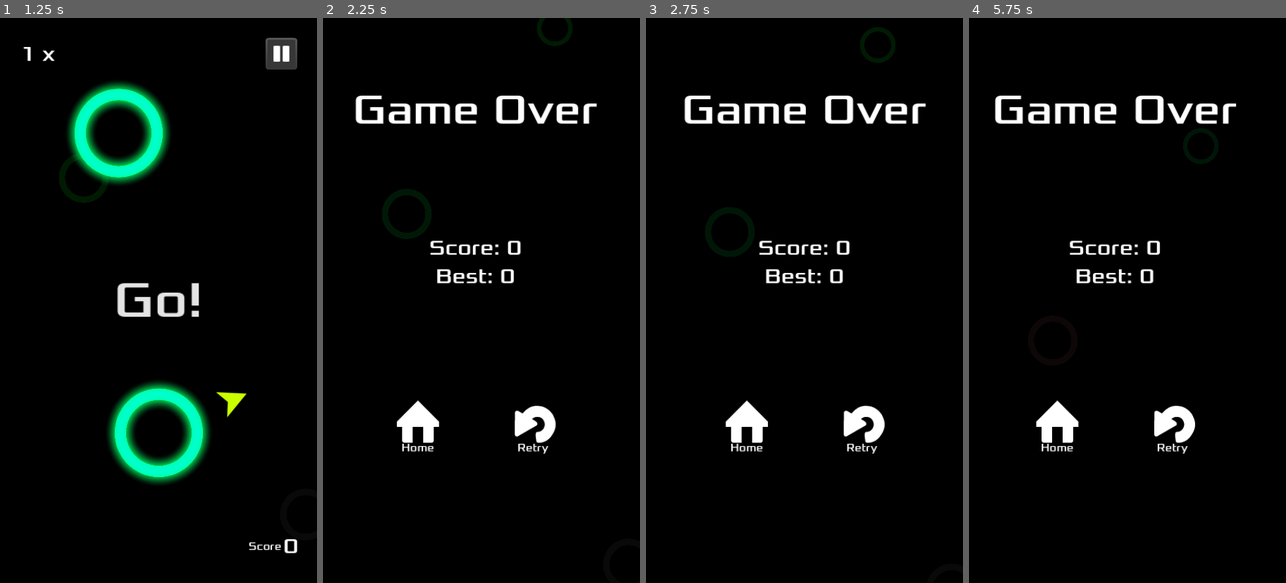
Above: before the commit, frames 1-4 (left to right).
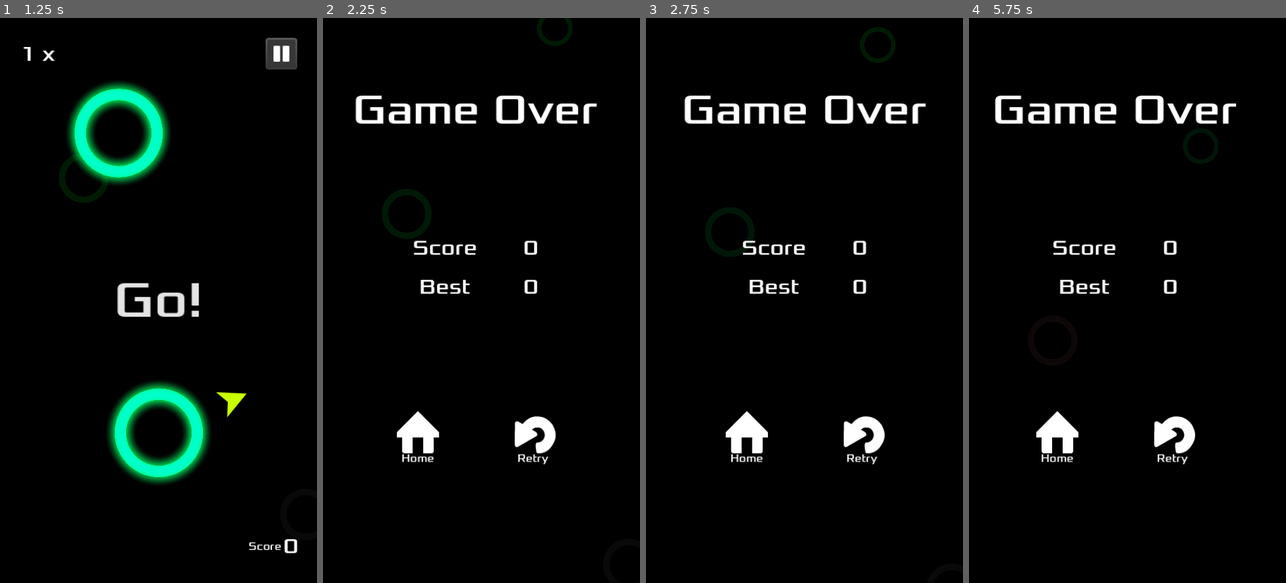
Above: after the commit, the same moments.

Repository: jrenato/circle_jump
Game: Godot game, scene res://Game/main.tscn
Same seed, same stepped clock (60 frames per second), same inputs: the game is played once before the commit and once after it. Sound files missing from this copy of the repository are replaced by a short silence.
Inputs (mouse positions are in pixels of both pictures, inside the frame that each line leads up to):
- Up to frame 1 (1.25 s): click "Start" at 0.5 s
- Up to frame 2 (2.25 s): tap Enter at 1.25 s; move the mouse to (465, 413) at 1.27 s; hold Up (ui_up) 1.28-2 s; hold Ctrl 1.28-2 s; click (465, 413) at 1.42 s; drag from (576, 385) to (440, 131) at 2.02 s
- Up to frame 3 (2.75 s): no input
- Up to frame 4 (5.75 s): click "Home" at 2.75 s; move the mouse to (1032, 215) at 3.52 s; hold Left (ui_left) 3.53-4.25 s; tap Z at 3.6 s; click "Start" at 4.25 s; drag from (1143, 300) to (1127, 430) at 5.02 s

Frame 1 is identical in both runs. In frame 2, 2.6% of the frame differs, in the area x 23-74%, y 39-79%; in frame 3, 2.6%; in frame 4, 2.6%.

Commit message:
Added translation support

Diff:
--- a/GUI/HUD/hud.tscn
+++ b/GUI/HUD/hud.tscn
@@ -375,7 +375,7 @@
 custom_minimum_size = Vector2(0, 50)
 layout_mode = 2
 size_flags_vertical = 1
-text = "Score"
+text = "SCORE"
 label_settings = SubResource("LabelSettings_l2qto")
 horizontal_alignment = 2
 vertical_alignment = 1
--- a/GUI/Screens/about_screen.tscn
+++ b/GUI/Screens/about_screen.tscn
@@ -54,13 +54,11 @@
 expand_mode = 1
 stretch_mode = 5
 
-[node name="RichTextLabel" type="RichTextLabel" parent="MarginContainer/VBoxContainer"]
+[node name="AboutRichTextLabel" type="RichTextLabel" parent="MarginContainer/VBoxContainer"]
 layout_mode = 2
 theme_override_fonts/normal_font = ExtResource("2_r6udv")
 bbcode_enabled = true
-text = "This game was made with the Godot Engine, and is based on [url=https://github.com/kidscancode/circle_jump]Circle Jump Source[/url]
-
-[center]Copyright © 2024 Karvalho
+text = "[center]Copyright © 2024 Karvalho
 
 [url=https://github.com/kidscancode/circle_jump/blob/master/LICENSE]License Information[/url][/center]"
 fit_content = true
@@ -80,8 +78,8 @@
 offset_top = -20.0
 grow_horizontal = 2
 grow_vertical = 0
-text = "Return"
+text = "RETURN"
 label_settings = SubResource("LabelSettings_qrof7")
 horizontal_alignment = 1
 
-[connection signal="meta_clicked" from="MarginContainer/VBoxContainer/RichTextLabel" to="." method="_on_rich_text_label_meta_clicked"]
+[connection signal="meta_clicked" from="MarginContainer/VBoxContainer/AboutRichTextLabel" to="." method="_on_about_rich_text_label_meta_clicked"]
--- a/GUI/Screens/game_over_screen.tscn
+++ b/GUI/Screens/game_over_screen.tscn
@@ -26,8 +26,8 @@
 grow_horizontal = 2
 grow_vertical = 2
 script = ExtResource("1_orav4")
-score_label = NodePath("MarginContainer/VBoxContainer/LabelsContainer/ScoreLabel")
-highscore_label = NodePath("MarginContainer/VBoxContainer/LabelsContainer/HighScoreLabel")
+score_label = NodePath("MarginContainer/VBoxContainer/PointsGridContainer/ScorePointsLabel")
+highscore_label = NodePath("MarginContainer/VBoxContainer/PointsGridContainer/BestPointsLabel")
 
 [node name="MarginContainer" type="MarginContainer" parent="."]
 layout_mode = 1
@@ -49,25 +49,46 @@
 
 [node name="Label" type="Label" parent="MarginContainer/VBoxContainer"]
 layout_mode = 2
-text = "Game Over"
+text = "GAME_OVER"
 label_settings = SubResource("LabelSettings_tp6g6")
 horizontal_alignment = 1
 vertical_alignment = 1
 
-[node name="LabelsContainer" type="VBoxContainer" parent="MarginContainer/VBoxContainer"]
+[node name="PointsGridContainer" type="GridContainer" parent="MarginContainer/VBoxContainer"]
 layout_mode = 2
+size_flags_horizontal = 4
+size_flags_vertical = 4
+theme_override_constants/h_separation = 70
+theme_override_constants/v_separation = 20
+columns = 2
 
-[node name="ScoreLabel" type="Label" parent="MarginContainer/VBoxContainer/LabelsContainer"]
+[node name="ScoreLabel" type="Label" parent="MarginContainer/VBoxContainer/PointsGridContainer"]
 layout_mode = 2
-text = "Score: 0"
-label_settings = SubResource("LabelSettings_vehux")
+text = "SCORE"
+label_settings = SubResource("LabelSettings_iqf1u")
 horizontal_alignment = 1
+vertical_alignment = 1
 
-[node name="HighScoreLabel" type="Label" parent="MarginContainer/VBoxContainer/LabelsContainer"]
+[node name="ScorePointsLabel" type="Label" parent="MarginContainer/VBoxContainer/PointsGridContainer"]
 layout_mode = 2
-text = "Best: 0"
-label_settings = SubResource("LabelSettings_vehux")
+text = "0"
+label_settings = SubResource("LabelSettings_iqf1u")
 horizontal_alignment = 1
+vertical_alignment = 1
+
+[node name="BestLabel" type="Label" parent="MarginContainer/VBoxContainer/PointsGridContainer"]
+layout_mode = 2
+text = "BEST"
+label_settings = SubResource("LabelSettings_iqf1u")
+horizontal_alignment = 1
+vertical_alignment = 1
+
+[node name="BestPointsLabel" type="Label" parent="MarginContainer/VBoxContainer/PointsGridContainer"]
+layout_mode = 2
+text = "0"
+label_settings = SubResource("LabelSettings_iqf1u")
+horizontal_alignment = 1
+vertical_alignment = 1
 
 [node name="Buttons" type="HBoxContainer" parent="MarginContainer/VBoxContainer"]
 layout_mode = 2
@@ -87,7 +108,7 @@
 offset_top = -20.0
 grow_horizontal = 2
 grow_vertical = 0
-text = "Home"
+text = "HOME"
 label_settings = SubResource("LabelSettings_qrof7")
 horizontal_alignment = 1
 
@@ -104,6 +125,6 @@
 offset_top = -20.0
 grow_horizontal = 2
 grow_vertical = 0
-text = "Retry"
+text = "RETRY"
 label_settings = SubResource("LabelSettings_qrof7")
 horizontal_alignment = 1
--- a/GUI/Screens/pause_screen.tscn
+++ b/GUI/Screens/pause_screen.tscn
@@ -46,7 +46,7 @@
 
 [node name="PauseLabel" type="Label" parent="MarginContainer/VBoxContainer"]
 layout_mode = 2
-text = "Paused"
+text = "PAUSED"
 label_settings = SubResource("LabelSettings_tp6g6")
 horizontal_alignment = 1
 vertical_alignment = 1
@@ -71,7 +71,7 @@
 offset_top = -20.0
 grow_horizontal = 2
 grow_vertical = 0
-text = "Home"
+text = "HOME"
 label_settings = SubResource("LabelSettings_5ckny")
 horizontal_alignment = 1
 
@@ -88,6 +88,6 @@
 offset_top = -20.0
 grow_horizontal = 2
 grow_vertical = 0
-text = "Settings"
+text = "SETTINGS"
 label_settings = SubResource("LabelSettings_f0b48")
 horizontal_alignment = 1
--- a/GUI/Screens/settings_screen.tscn
+++ b/GUI/Screens/settings_screen.tscn
@@ -8,7 +8,7 @@
 
 [sub_resource type="LabelSettings" id="LabelSettings_tp6g6"]
 font = ExtResource("2_e8fij")
-font_size = 64
+font_size = 54
 
 [sub_resource type="LabelSettings" id="LabelSettings_roocj"]
 font = ExtResource("2_e8fij")
@@ -75,7 +75,7 @@
 
 [node name="SettingsLabel" type="Label" parent="MarginContainer/VBoxContainer"]
 layout_mode = 2
-text = "Settings"
+text = "SETTINGS"
 label_settings = SubResource("LabelSettings_tp6g6")
 horizontal_alignment = 1
 vertical_alignment = 1
@@ -98,7 +98,7 @@
 offset_top = -20.0
 grow_horizontal = 2
 grow_vertical = 0
-text = "Music On"
+text = "MUSIC_ON"
 label_settings = SubResource("LabelSettings_roocj")
 horizontal_alignment = 1
 
@@ -115,7 +115,7 @@
 offset_top = -20.0
 grow_horizontal = 2
 grow_vertical = 0
-text = "Sound On"
+text = "SOUND_ON"
 label_settings = SubResource("LabelSettings_roocj")
 horizontal_alignment = 1
 
@@ -144,7 +144,7 @@
 
 [node name="ThemeNameLabel" type="Label" parent="MarginContainer/VBoxContainer/ThemeButtons/VBoxContainer"]
 layout_mode = 2
-text = "Select a Theme"
+text = "SELECT_THEME"
 label_settings = SubResource("LabelSettings_kxgcd")
 horizontal_alignment = 1
 
@@ -178,7 +178,7 @@
 theme_override_styles/disabled = SubResource("StyleBoxEmpty_v01tx")
 theme_override_styles/focus = SubResource("StyleBoxEmpty_je2cb")
 disabled = true
-text = "Disable Ads"
+text = "DISABLE_ADS"
 
 [node name="BackButton" type="TextureButton" parent="MarginContainer/VBoxContainer" groups=["buttons"]]
 layout_mode = 2
@@ -194,6 +194,6 @@
 offset_top = -20.0
 grow_horizontal = 2
 grow_vertical = 0
-text = "Return"
+text = "RETURN"
 label_settings = SubResource("LabelSettings_roocj")
 horizontal_alignment = 1
--- a/GUI/Screens/title_screen.tscn
+++ b/GUI/Screens/title_screen.tscn
@@ -108,7 +108,7 @@
 offset_top = -20.0
 grow_horizontal = 2
 grow_vertical = 0
-text = "Start"
+text = "START"
 label_settings = SubResource("LabelSettings_f0b48")
 horizontal_alignment = 1
 
@@ -125,7 +125,7 @@
 offset_top = -20.0
 grow_horizontal = 2
 grow_vertical = 0
-text = "Settings"
+text = "SETTINGS"
 label_settings = SubResource("LabelSettings_f0b48")
 horizontal_alignment = 1
 
@@ -139,7 +139,7 @@
 theme_override_styles/pressed = SubResource("StyleBoxEmpty_21fqj")
 theme_override_styles/disabled = SubResource("StyleBoxEmpty_mctxr")
 theme_override_styles/focus = SubResource("StyleBoxEmpty_mb7vj")
-text = "About"
+text = "ABOUT"
 
 [node name="QuitButton" type="Button" parent="MarginContainer/VBoxContainer" groups=["buttons"]]
 layout_mode = 2
@@ -151,4 +151,4 @@
 theme_override_styles/pressed = SubResource("StyleBoxEmpty_21fqj")
 theme_override_styles/disabled = SubResource("StyleBoxEmpty_mctxr")
 theme_override_styles/focus = SubResource("StyleBoxEmpty_mb7vj")
-text = "Quit"
+text = "QUIT"
--- a/GUI/screens.gd
+++ b/GUI/screens.gd
@@ -46,11 +46,11 @@
 				pass
 			"MusicButton":
 				button.texture_normal = music_buttons[AudioManager.is_music_enabled()]
-				settings_screen.music_label.text = "Music " + ("On" if AudioManager.is_music_enabled() else "Off")
+				settings_screen.music_label.text = "MUSIC_" + ("ON" if AudioManager.is_music_enabled() else "OFF")
 
 			"SoundButton":
 				button.texture_normal = sound_buttons[AudioManager.is_sound_enabled()]
-				settings_screen.sound_label.text = "Sound " + ("On" if AudioManager.is_sound_enabled() else "Off")
+				settings_screen.sound_label.text = "SOUND_" + ("ON" if AudioManager.is_sound_enabled() else "OFF")
 
 
 func change_screen(new_screen: BaseScreen) -> void:
@@ -84,9 +84,9 @@
 
 	# Update the score and highscore
 	if game_over_screen.score_label:
-		game_over_screen.score_label.text = "Score: %d" % score
+		game_over_screen.score_label.text = str(score)
 	if game_over_screen.highscore_label:
-		game_over_screen.highscore_label.text = "Best: %d" % high_score
+		game_over_screen.highscore_label.text = str(high_score)
 
 
 func shift_theme(direction: String = "Right") -> void:
@@ -128,12 +128,12 @@
 		"MusicButton":
 			AudioManager.set_music_enabled(!AudioManager.is_music_enabled())
 			button.texture_normal = music_buttons[AudioManager.is_music_enabled()]
-			settings_screen.music_label.text = "Music " + ("On" if AudioManager.is_music_enabled() else "Off")
+			settings_screen.music_label.text = "MUSIC_" + ("ON" if AudioManager.is_music_enabled() else "OFF")
 			Settings.save_settings()
 		"SoundButton":
 			AudioManager.set_sound_enabled(!AudioManager.is_sound_enabled())
 			button.texture_normal = sound_buttons[AudioManager.is_sound_enabled()]
-			settings_screen.sound_label.text = "Sound " + ("On" if AudioManager.is_sound_enabled() else "Off")
+			settings_screen.sound_label.text = "SOUND_" + ("ON" if AudioManager.is_sound_enabled() else "OFF")
 			Settings.save_settings()
 		"ThemeLeftButton":
 			shift_theme("Left")
@@ -141,10 +141,10 @@
 			shift_theme("Right")
 		"AdsButton":
 			# TODO: Implement ads
-			if button.text == "Disable Ads":
-				button.text = "Enable Ads"
+			if button.text == tr("DISABLE_ADS"):
+				button.text = tr("ENABLE_ADS")
 			else:
-				button.text = "Disable Ads"
+				button.text = tr("DISABLE_ADS")
 			Settings.save_settings()
 
 		# Game Over Screen
--- a/Game/main.gd
+++ b/Game/main.gd
@@ -55,7 +55,7 @@
 	spawn_circle.call_deferred(start_position.position, true)
 
 	hud.show_hud()
-	hud.show_message("Go!")
+	hud.show_message("GO")
 	score = 0
 	bonus = 1
 	level = 1
@@ -72,7 +72,7 @@
 	hud.update_score(current_score, new_score)
 
 	if current_score + new_score > Settings.high_score and not new_high_score:
-		hud.show_message("New Record!")
+		hud.show_message("NEW_RECORD")
 		new_high_score = true
 
 
@@ -80,7 +80,7 @@
 func set_level() -> void:
 	if captured_circles > 0 and captured_circles % Settings.circles_per_level == 0:
 		level += 1
-		hud.show_message("Level %d" % level)
+		hud.show_message(tr("LEVEL").format({"level": level}))
 
 
 func spawn_jumper() -> void:
@@ -134,17 +134,14 @@
 	get_tree().call_group("circles", "implode")
 	hud.hide_hud()
 
-	score = 0
-	bonus = 1
+	fade_music()
+	pause_rect.visible = false
 
 	if score > Settings.high_score:
 		Settings.high_score = score
 		Settings.save_high_score()
 
 	screens.game_over(score, Settings.high_score)
-	pause_rect.visible = false
-
-	fade_music()
 
 
 func _on_pause_resume_pressed() -> void:
--- /dev/null
+++ b/Resources/translations.csv
@@ -0,0 +1,23 @@
+keys,en,pt_BR
+START,Start,Iniciar
+SETTINGS,Settings,Configurações
+ABOUT,About,Sobre
+QUIT,Quit,Sair
+MUSIC_ON,Music On,Música Ligada
+MUSIC_OFF,Music Off,Música Desligada
+SOUND_ON,Sound On,Som Ligado
+SOUND_OFF,Sound Off,Som Desligado
+SELECT_THEME, Select Theme, Selecione o Tema
+ENABLE_ADS,Enable Ads,Ativar Anúncios
+DISABLE_ADS,Disable Ads,Desativar Anúncios
+RETURN,Return,Voltar
+GO,Go!,Já!
+NEW_RECORD,New Record!,Novo Recorde!
+LEVEL,Level {level},Nível {level}
+GAME_OVER,Game Over,Fim de Jogo
+HOME,Home,Início
+RETRY,Retry,Tentar Novamente
+SCORE,Score,Pontuação
+BEST,Best,Recorde
+PAUSED,Paused,Pausado
+LICENSE_INFO,License Information,Informação de Licença
--- a/project.godot
+++ b/project.godot
@@ -50,6 +50,10 @@
 
 enabled=PackedStringArray("res://addons/admob/plugin.cfg", "res://addons/resources_spreadsheet_view/plugin.cfg")
 
+[internationalization]
+
+locale/translations=PackedStringArray("res://Resources/translations.en.translation", "res://Resources/translations.pt_BR.translation")
+
 [rendering]
 
 textures/vram_compression/import_s3tc_bptc=true
Not shown: 1 places in GUI/Screens/game_over_screen.tscn that only renumber resources
Not shown, added: Resources/translations.csv.import
